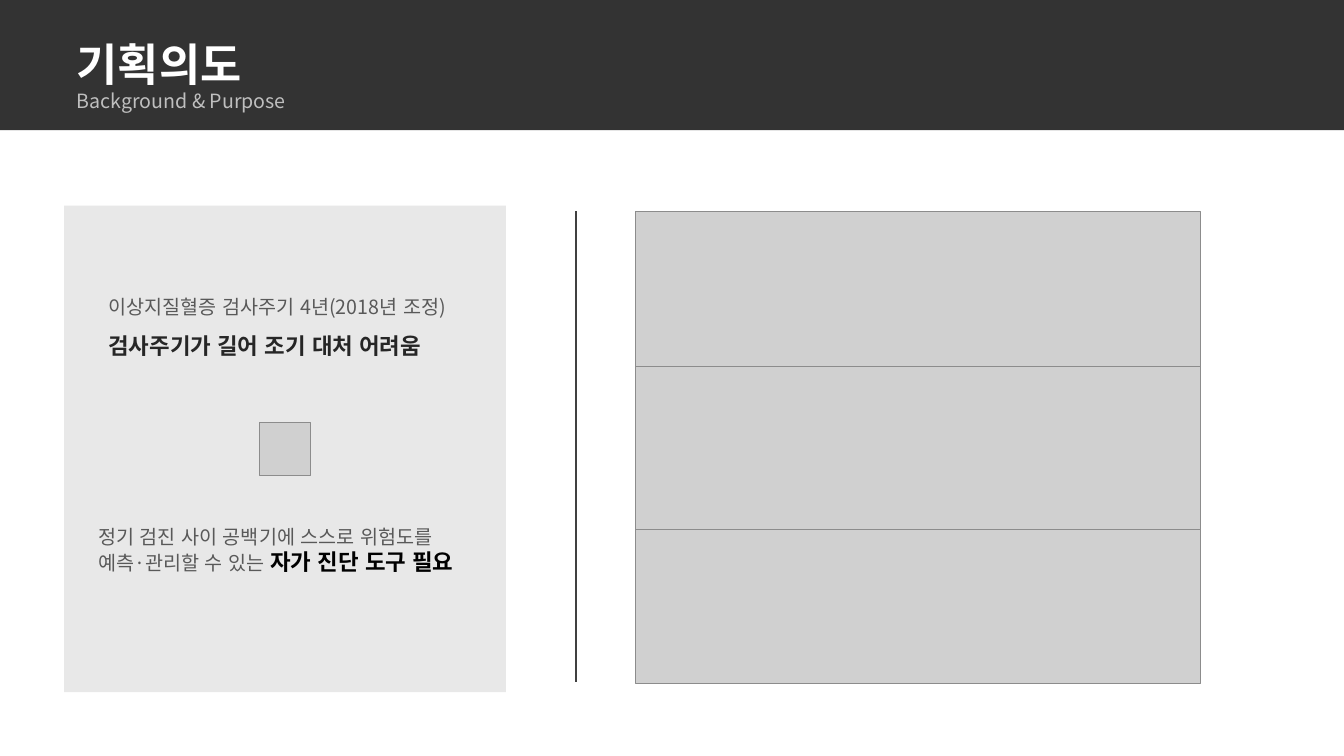
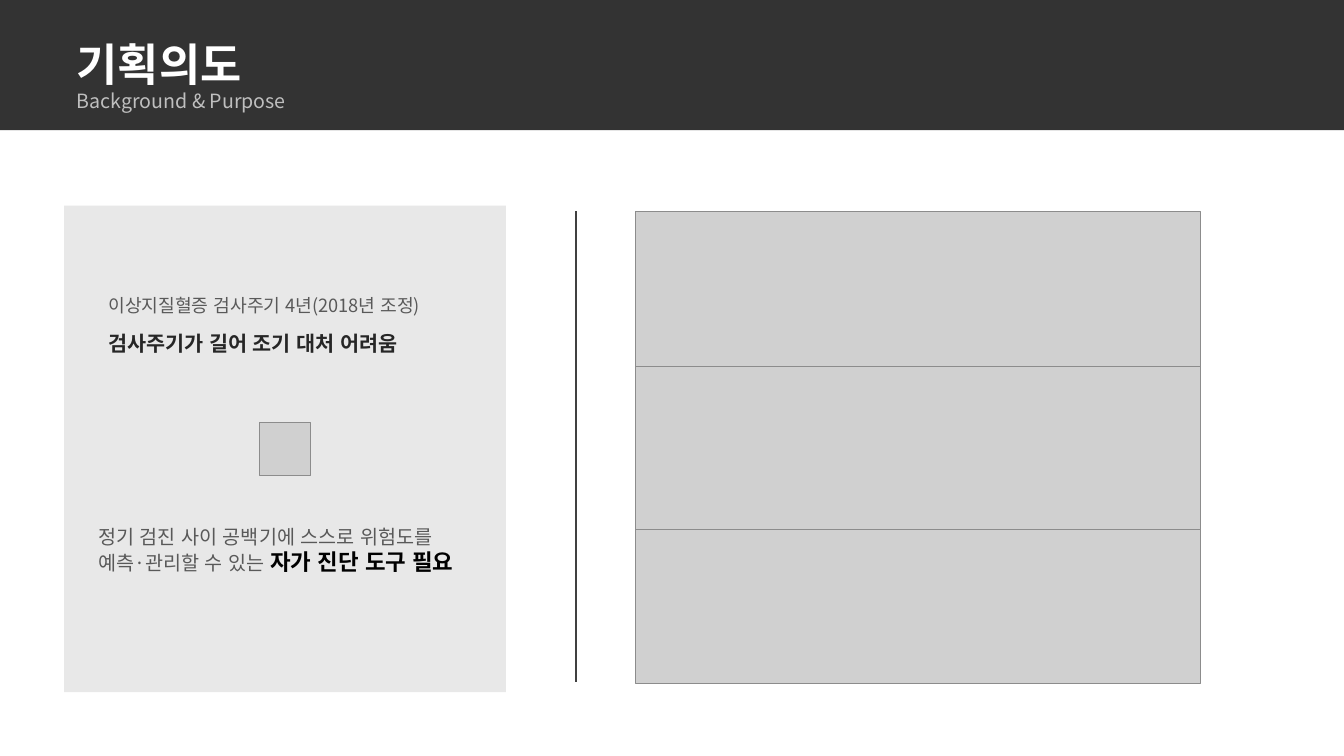
Before and after one commit to dc-inside/LeeSeungChan, a slide deck: slide 3 of 1차 프로젝트/기획/기획서.pptx. Drawn at 1344x756 pixels with LibreOffice and Linux fonts; fonts in the diff are those of the drawing; grey boxes stand for pictures. Boxes give left, top, right and bottom in pixels: in the first picture for what was removed or moved away, otherwise in the second. Text is boxed around its words. In the diff, an @@ line names an element or a change of style, - is before the commit and + after.

```diff
--- a/1차 프로젝트/기획/기획서.pptx
+++ b/1차 프로젝트/기획/기획서.pptx
@@ text "이상지질혈증 검사주기 4년(2018년 조정)" at box(108, 297, 421, 353): size 14 to 12.9 pt in "이상지질혈증 검사주기 4년(2018년 조정)"; size 16 to 14.8 pt in "검사주기가 길어 조기 대처 어려움" @@
```
Also in this commit, not shown: 5 slides added, 2 other files.
